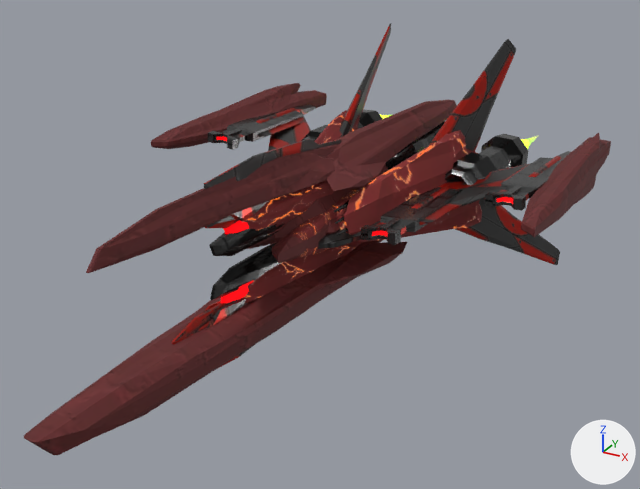
A saved change to the glTF model gfx/ship3d/Revenant/revenant.gltf.
Camera for both pictures: a 50 mm camera at (4.37, -8.02, 3.41) aimed at (0.14, -0.33, -0.44). The axes (+X, +Y, +Z) are drawn at lower right. The lights are the same throughout.
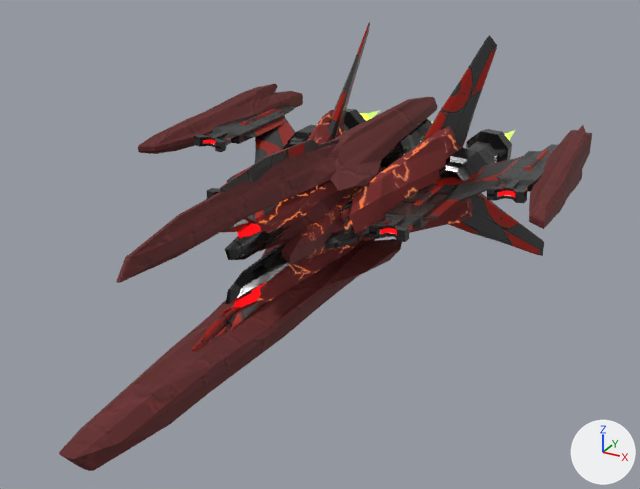
Location of each change, (x1, y1, x2, y2) in pixels of the pictures (640 x 489 px):
'Cube.003', moved
    before: (24, 83, 611, 455)
    after: (59, 84, 592, 471)
'Cube.004', moved
    before: (172, 23, 571, 369)
    after: (192, 22, 558, 351)
'Cube.008', moved
    before: (208, 109, 563, 300)
    after: (194, 109, 552, 304)
'Cube.009', moved
    before: (241, 110, 482, 304)
    after: (253, 110, 473, 307)
'Cube.006', moved
    before: (216, 137, 513, 303)
    after: (203, 140, 515, 307)
'Cone.000', moved
    before: (380, 115, 528, 149)
    after: (361, 114, 509, 140)

The change, as a diff of the scene's bpy script:
```diff
--- a/gfx/ship3d/Revenant/revenant.gltf.py
+++ b/gfx/ship3d/Revenant/revenant.gltf.py
@@ ob_cone_000 @@
 ob_cone_000 = bpy.data.objects.new('Cone.000', me_cone_000)
-ob_cone_000.parent = ob_ship_001
 ob_cone_000.location = (0.0, 0.0, 0.0)
@@ ob_cube_003 @@
 ob_cube_003 = bpy.data.objects.new('Cube.003', me_cube_002)
-ob_cube_003.parent = ob_ship_001
 ob_cube_003.location = (0.0, 0.0, -0.2)
@@ ob_cube_004 @@
 ob_cube_004 = bpy.data.objects.new('Cube.004', me_cube_003)
-ob_cube_004.parent = ob_ship_001
 ob_cube_004.location = (0.0, -1.05, 0.0)
@@ ob_cube_006 @@
 ob_cube_006 = bpy.data.objects.new('Cube.006', me_cube_004)
-ob_cube_006.parent = ob_ship_001
 ob_cube_006.location = (0.0, 0.0, 0.0)
@@ ob_cube_008 @@
 ob_cube_008 = bpy.data.objects.new('Cube.008', me_cube_005)
-ob_cube_008.parent = ob_ship_001
 ob_cube_008.location = (0.0, 0.0, 0.0)
@@ ob_cube_009 @@
 ob_cube_009 = bpy.data.objects.new('Cube.009', me_cube_006)
-ob_cube_009.parent = ob_ship_001
 ob_cube_009.location = (0.0, 0.0, 0.0)
```
